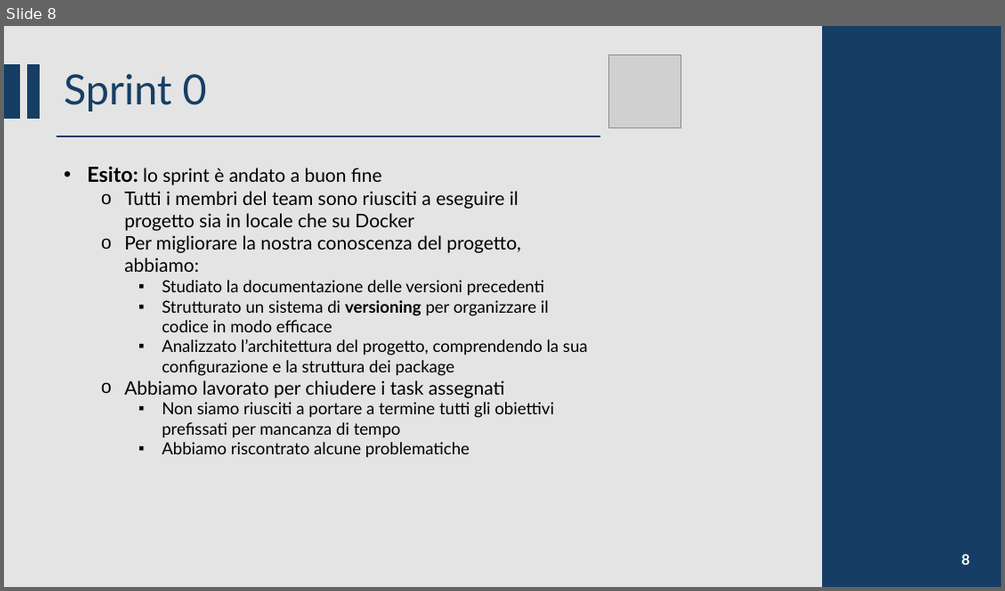
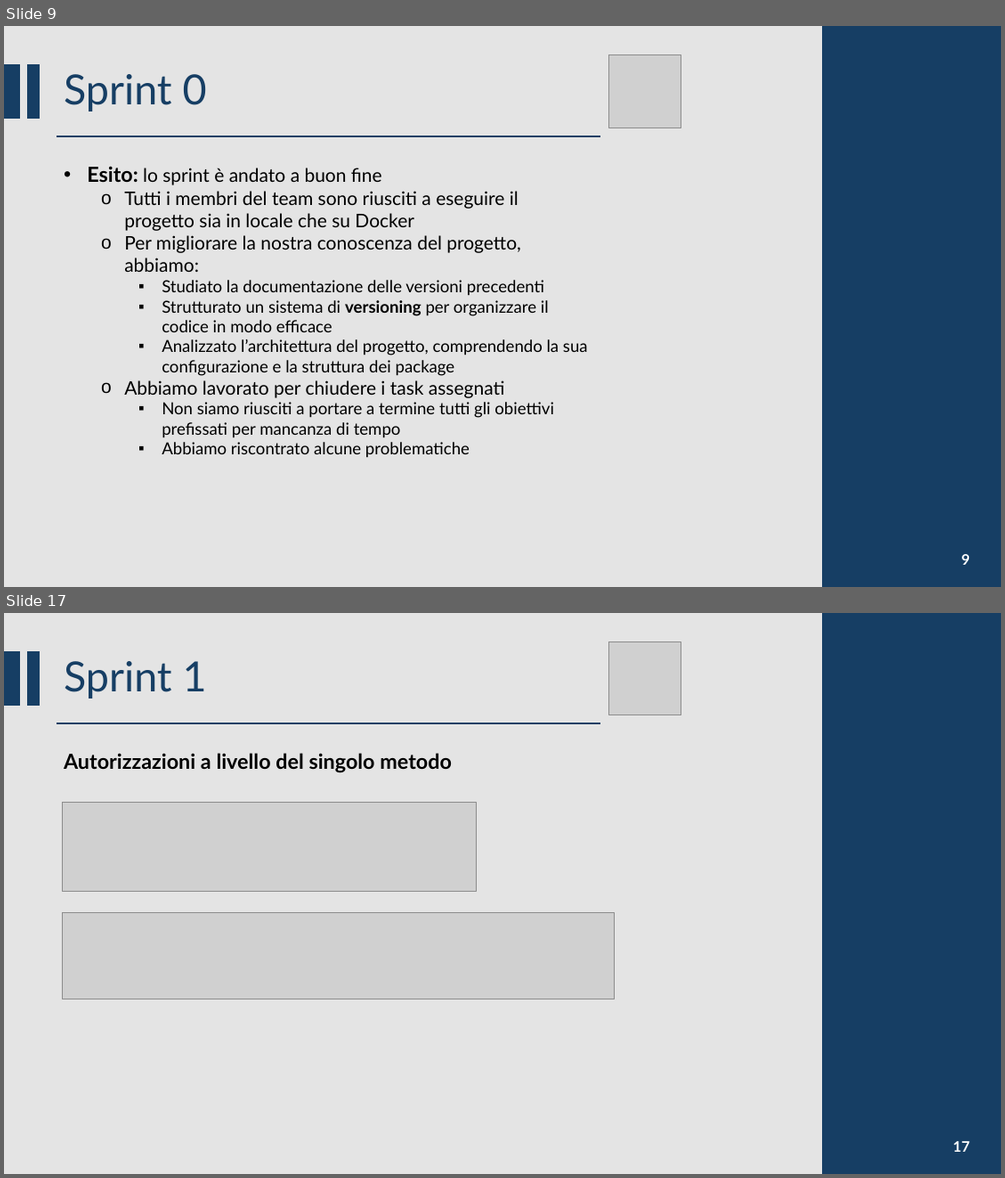
Before and after one commit to CSW-Teams/MS3-docs, a slide deck: ShiftsHappen/Sprint 5/CSW Sprint 5.pptm. Shown one above the other, each under a label of ours: slide 8 before the commit, slides 9 and 17 after it; the slides between them are not shown. The pictures are 1005x591 and 1005x1178 pixels, drawn with LibreOffice and Linux fonts; fonts in the diff are those of the drawing; grey boxes stand for pictures. Boxes give left, top, right and bottom in pixels: in the first picture for what was removed or moved away, otherwise in the second. Text is boxed around its words. In the diff, an @@ line names an element or a change of style, - is before the commit and + after.

Commit message:
Added slides for Sprint 1

```diff
--- a/ShiftsHappen/Sprint 5/CSW Sprint 5.pptm
+++ b/ShiftsHappen/Sprint 5/CSW Sprint 5.pptm
@@ slide 17 added at [4,613,1001,1174], background #D9D9D9 at 70% opacity @@
@@ rectangle added at [823,613,1001,1174], fill #163E64, outline #163E64 1.5 pt @@
@@ rectangle added at [4,652,20,705], fill #163E64, outline #163E64 1.5 pt @@
@@ rectangle added at [28,652,39,705], fill #163E64, outline #163E64 1.5 pt @@
@@ title added at [64,661,207,698], 40 pt, text #163E64 @@
+Sprint 1
@@ picture added at [609,642,681,714] @@
@@ line added from (57, 723) to (600, 723), #163E64 1.5 pt @@
@@ text added at [64,753,452,773], 20 pt, text #000000, bold @@
+Autorizzazioni a livello del singolo metodo
@@ picture added at [63,802,477,892] @@
@@ picture added at [63,913,615,999] @@
@@ page number added at [953,1141,970,1151], 14 pt, text #FFFFFF, bold @@
+17
@@ what was slide 8 is now slide 9 @@
@@ page number at [962,554,970,564]: text changed @@
-8
+9
```
Also in this commit, not shown: 9 slides changed, 17 other slides added, 1 other file.
